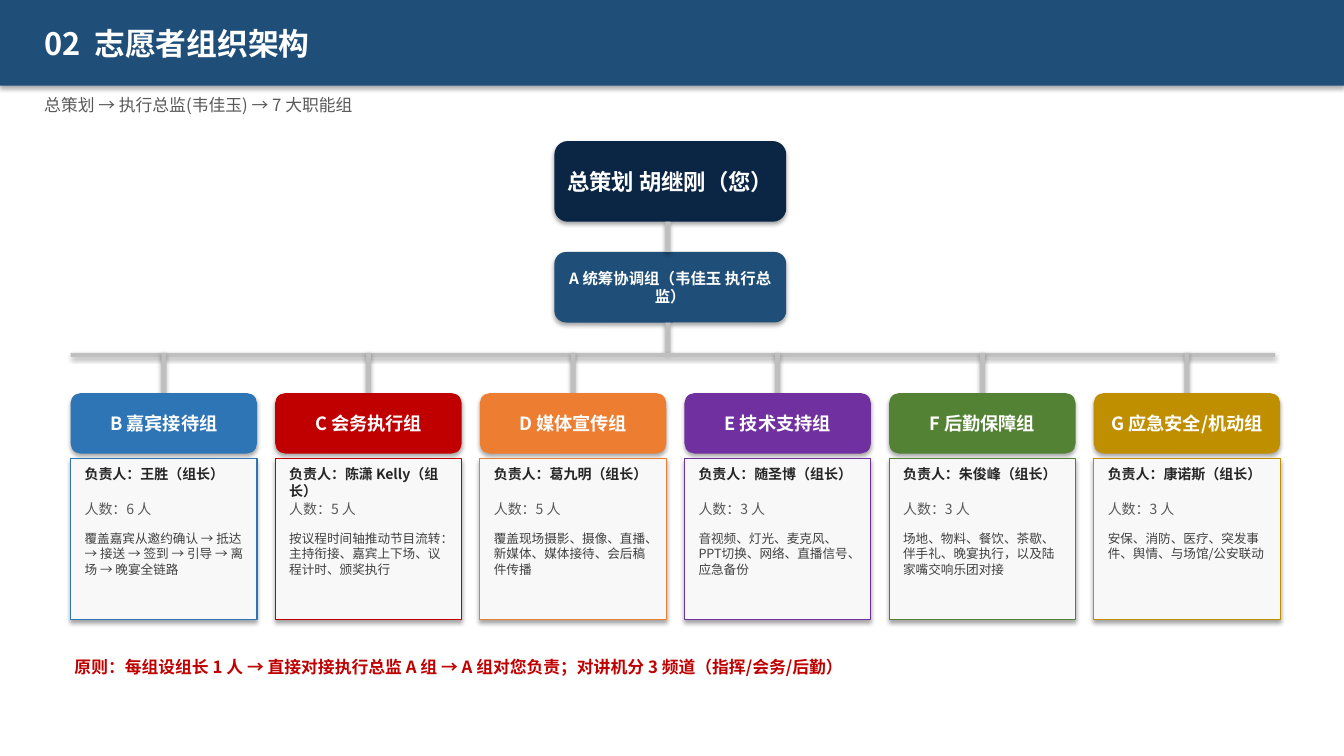
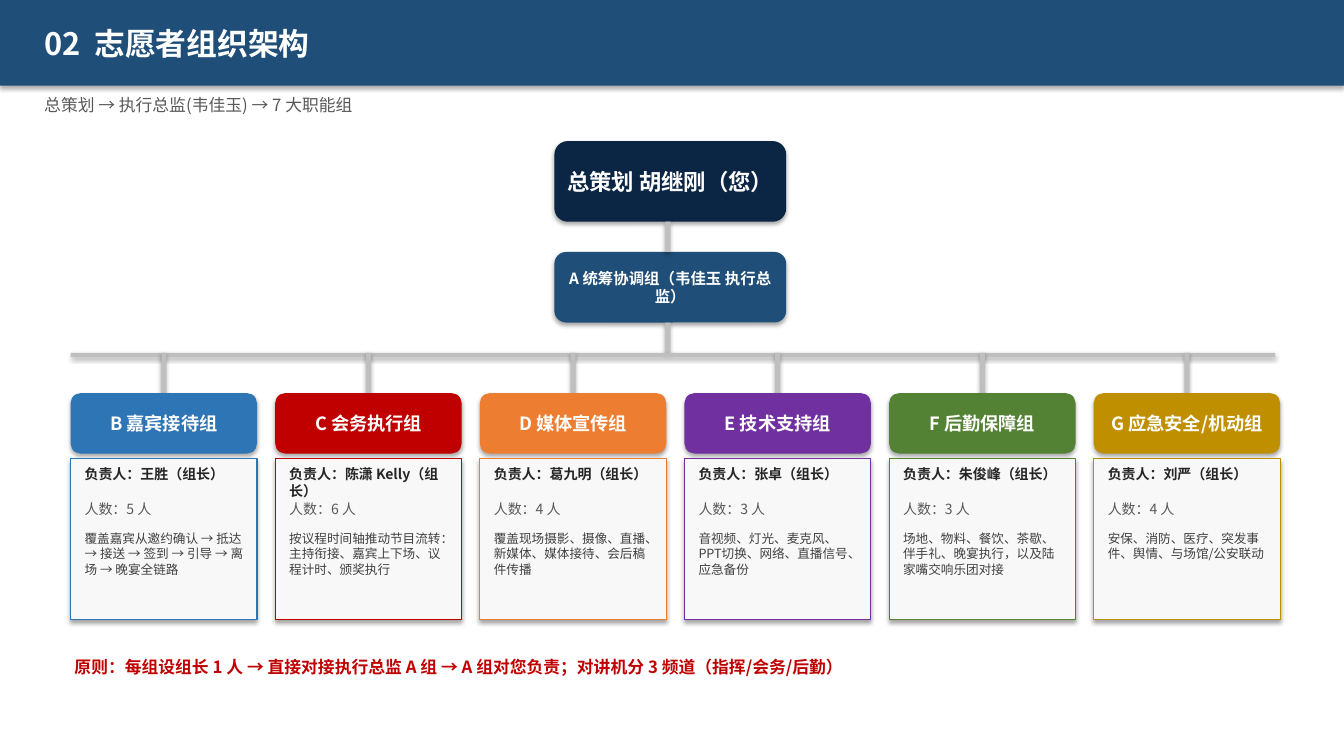
Before and after one commit to hujigang2010-maker/AIDEN, a slide deck: slide 4 of 2026峰会_志愿者分工方案.pptx. Drawn at 1344x756 pixels with LibreOffice and Linux fonts; fonts in the diff are those of the drawing. Boxes give left, top, right and bottom in pixels: in the first picture for what was removed or moved away, otherwise in the second. Text is boxed around its words. In the diff, an @@ line names an element or a change of style, - is before the commit and + after.

```diff
--- a/2026峰会_志愿者分工方案.pptx
+++ b/2026峰会_志愿者分工方案.pptx
@@ text at box(699, 467, 839, 481): text changed @@
-负责人：随圣博（组长）
+负责人：张卓（组长）
@@ text at box(1108, 467, 1248, 481): text changed @@
-负责人：康诺斯（组长）
+负责人：刘严（组长）
@@ text at box(85, 502, 151, 515): text changed @@
-人数：6 人
+人数：5 人
@@ text at box(289, 502, 356, 515): text changed @@
-人数：5 人
+人数：6 人
@@ text at box(494, 502, 561, 515): text changed @@
-人数：5 人
+人数：4 人
@@ text at box(1108, 502, 1174, 515): text changed @@
-人数：3 人
+人数：4 人
```
Also in this commit, not shown: 10 other slides changed, 2 other files.
